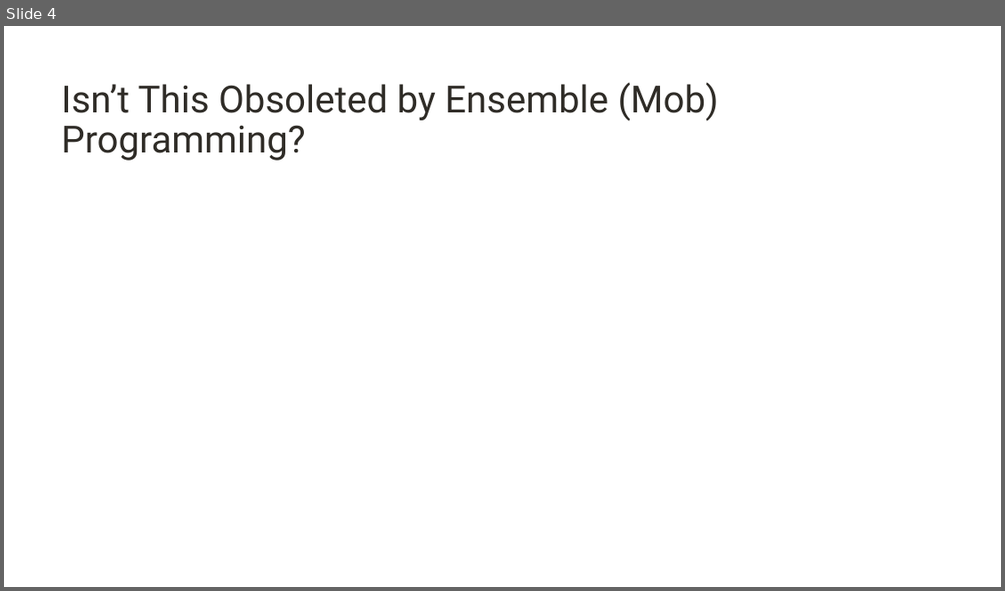
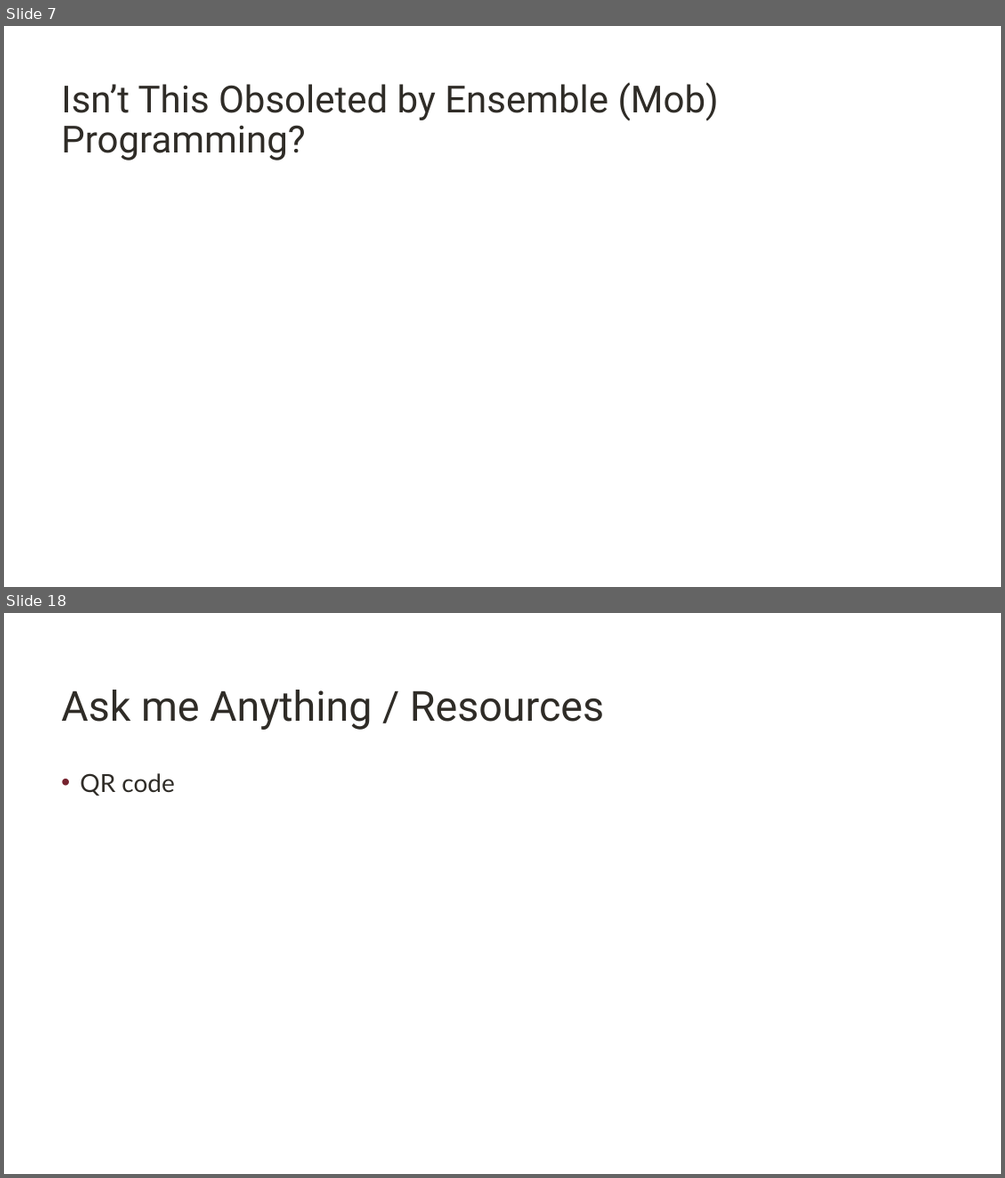
Before and after one commit to digdeeproots/talks, a slide deck: Decks/Craft2023-PromiscuousPairingBeginnerMind.pptx. Shown one above the other, each under a label of ours: slide 4 before the commit, slides 7 and 18 after it; the slides between them are not shown. The pictures are 1005x591 and 1005x1178 pixels, drawn with LibreOffice and Linux fonts; fonts in the diff are those of the drawing; background and template pictures are left out. Boxes give left, top, right and bottom in pixels: in the first picture for what was removed or moved away, otherwise in the second. Text is boxed around its words. In the diff, an @@ line names an element or a change of style, - is before the commit and + after.

```diff
--- a/Decks/Craft2023-PromiscuousPairingBeginnerMind.pptx
+++ b/Decks/Craft2023-PromiscuousPairingBeginnerMind.pptx
@@ slide 18 added at <box>4,613,1001,1174</box>, background #FFFFFF @@
@@ title added at <box>61,690,604,730</box>, 40 pt, text #2F2C27 @@
+Ask me Anything / Resources
@@ text added at <box>80,773,174,795</box>, 24 pt, text #2F2C27 @@
+• QR code
@@ what was slide 4 is now slide 7 @@
```
Also in this commit, not shown: 1 slide changed, 13 other slides added.
